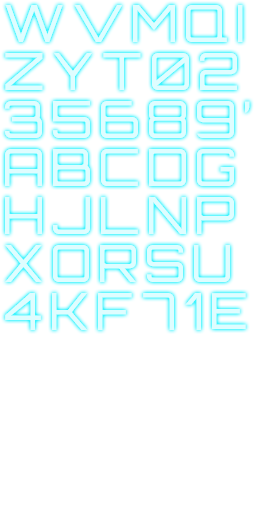
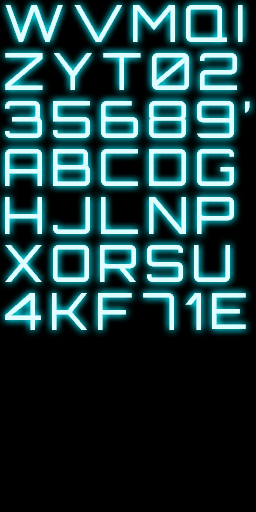
Layer changes from the first 256px x 512px image to the second:
showed "Layer 1" over (0, 0, 256, 512)
